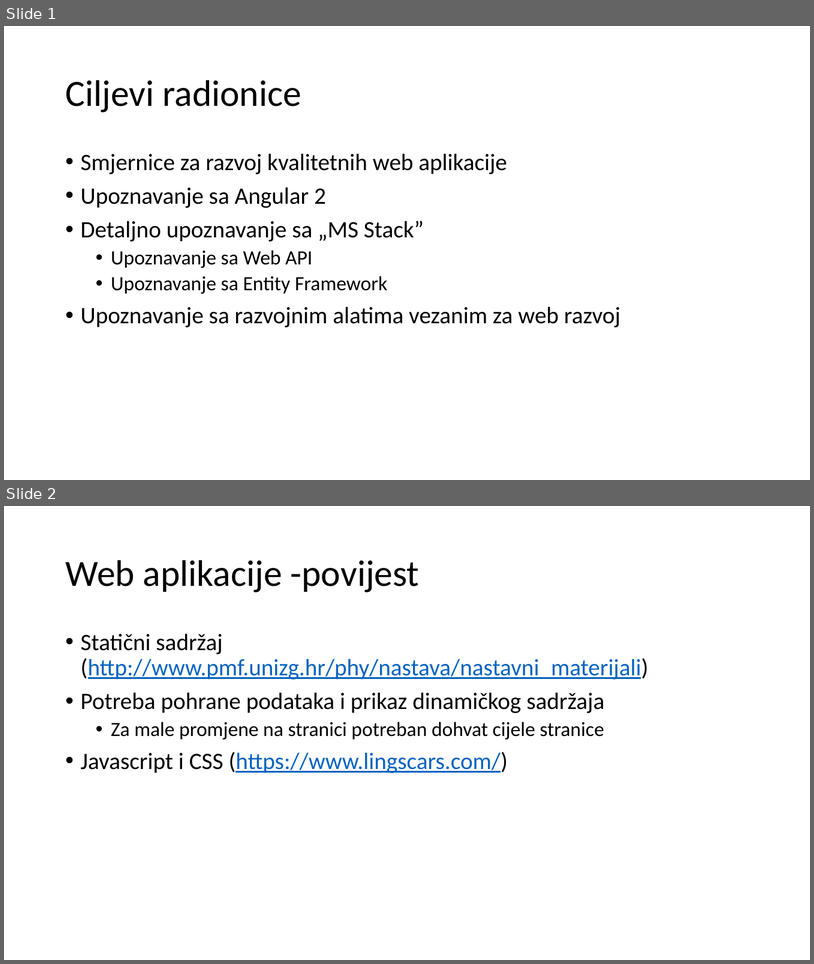
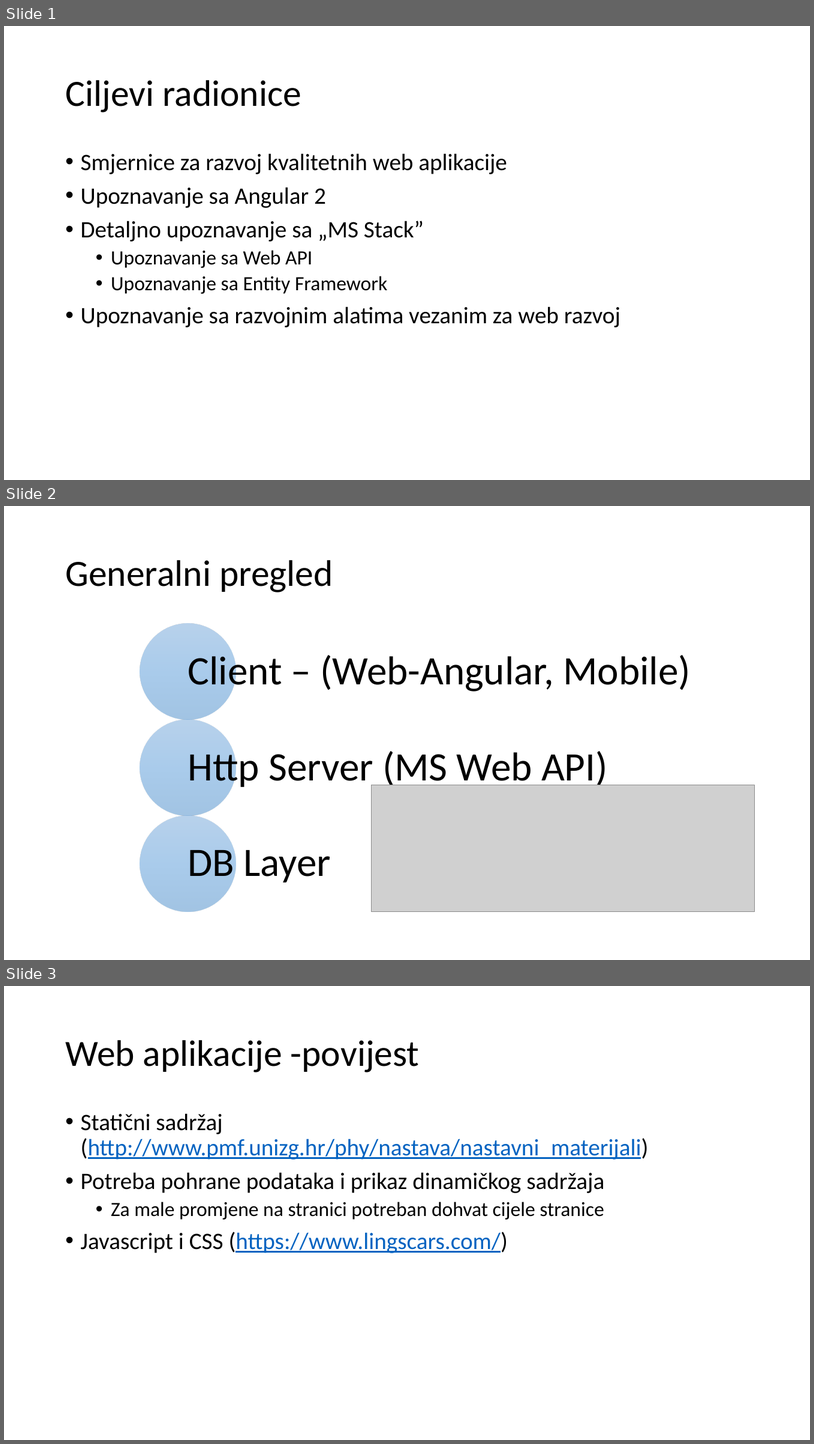
Before and after one commit to mmssniper/angular-workshop, a slide deck: prezentacije/1-1 Uvod i SPA aplikacije.pptx. Shown one above the other, each under a label of ours: slides 1 and 2 before the commit, slides 1, 2 and 3 after it. The pictures are 814x964 and 814x1444 pixels, drawn with LibreOffice and Linux fonts; fonts in the diff are those of the drawing; grey boxes stand for pictures. Boxes give left, top, right and bottom in pixels: in the first picture for what was removed or moved away, otherwise in the second. Text is boxed around its words. In the diff, an @@ line names an element or a change of style, - is before the commit and + after.

```diff
--- a/prezentacije/1-1 Uvod i SPA aplikacije.pptx
+++ b/prezentacije/1-1 Uvod i SPA aplikacije.pptx
@@ slide 2 added at bbox=[4, 506, 810, 960], background #FFFFFF @@
@@ title added at bbox=[65, 560, 333, 592], 44 pt, text #000000 @@
+Generalni pregled
@@ picture added at bbox=[372, 785, 755, 912] @@
@@ group added at bbox=[140, 624, 691, 912]: 3 ellipses, 3 texts @@
+Client – (Web-Angular, Mobile)
+Http Server (MS Web API)
+DB Layer
@@ what was slide 2 is now slide 3 @@
```
Also in this commit, not shown: 1 slide changed, 1 slide removed, 2 other files.
